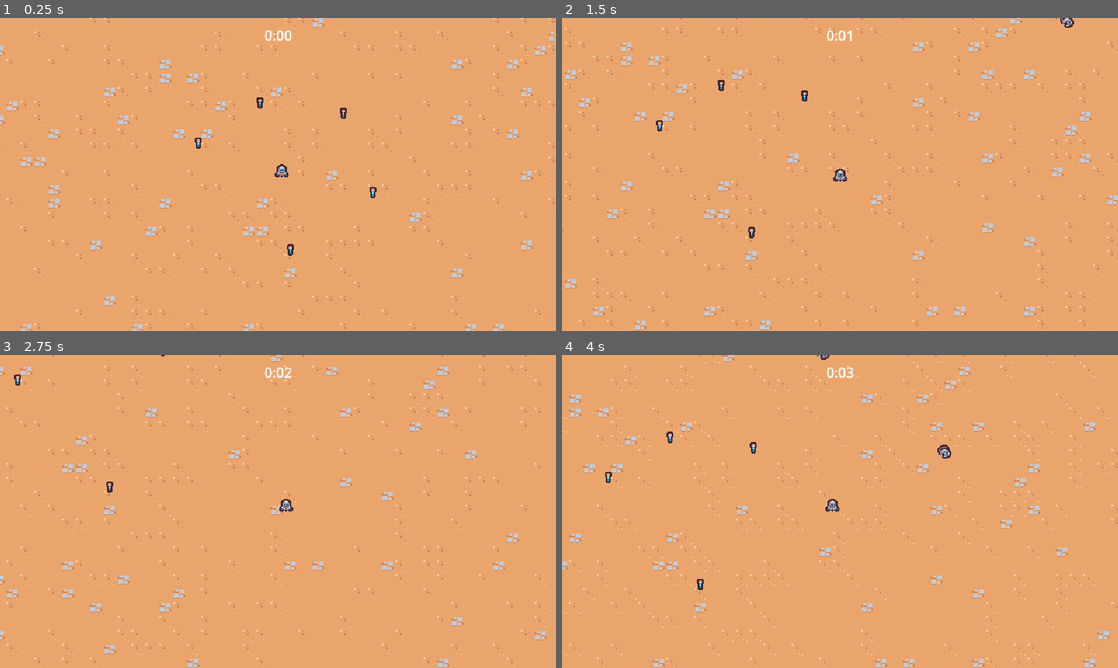
Above: before the commit, frames 1-4 (two rows, left to right).
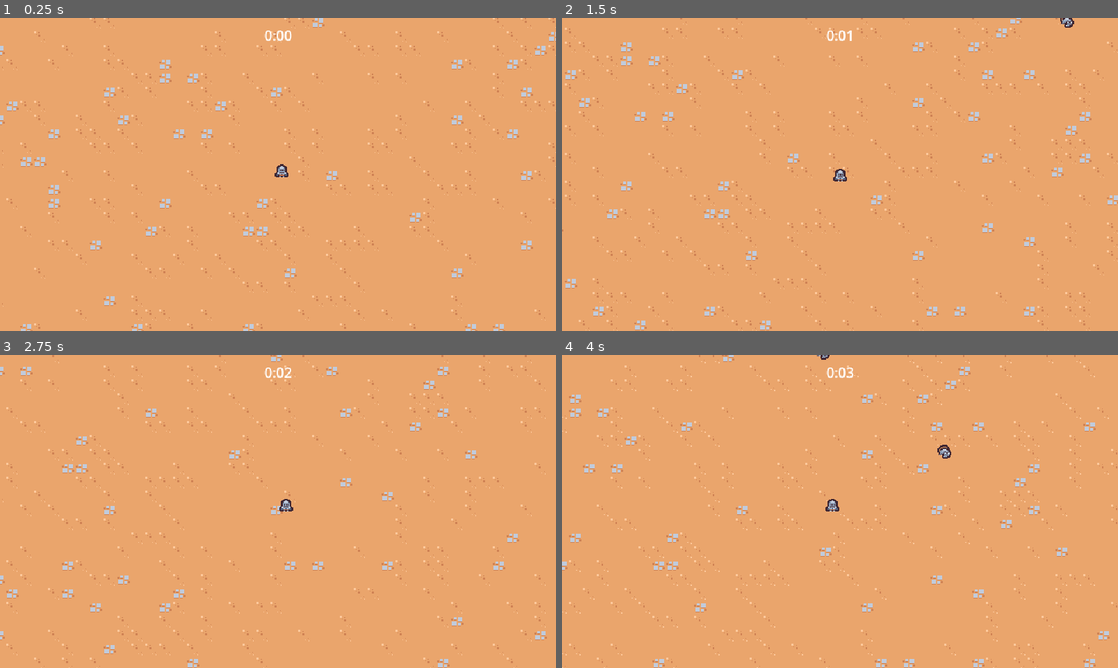
Above: after the commit, the same moments.

Repository: Yrainyw/2D-Survivors
Game: Godot game, scene res://Scenes/Main/Main.tscn
Same seed, same stepped clock (60 frames per second), same inputs: the game is played once before the commit and once after it.
Inputs:
- Up to frame 1 (0.25 s): no input
- Up to frame 2 (1.5 s): hold D (move_right) 0.53-1.28 s; hold S (move_down) from 1.28 s (still down)
- Up to frame 3 (2.75 s): release S (move_down) at 2.03 s; hold D (move_right) from 2.03 s (still down)
- Up to frame 4 (4 s): release D (move_right) at 2.78 s; hold W (move_up) 2.78-3.53 s; hold A (move_left) from 3.53 s (still down)

The runs differ from the first frame. In frame 1, 0.2% of the frame differs, in the area x 35-68%, y 25-76%; in frame 2, 0.1%; in frame 3, less than 0.1%; in frame 4, 0.1%.

Commit message:
Creating a Health Component

Diff:
--- /dev/null
+++ b/Scenes/Component/health_component.gd
@@ -0,0 +1,24 @@
+extends Node
+
+class_name HealthComponent
+
+signal  died
+
+@export var max_health: float = 10
+
+var current_health
+
+
+func _ready():
+	current_health = max_health
+
+
+func damage(damage_amount : float):
+	current_health = max(current_health - damage_amount, 0)
+	Callable(check_death).call_deferred()
+
+
+func check_death():
+	if current_health == 0:
+		died.emit()
+		owner.queue_free()
--- /dev/null
+++ b/Scenes/Component/health_component.tscn
@@ -0,0 +1,6 @@
+[gd_scene load_steps=2 format=3 uid="uid://cjfrvonv6gogv"]
+
+[ext_resource type="Script" path="res://Scenes/Component/health_component.gd" id="1_4408v"]
+
+[node name="HealthComponent" type="Node"]
+script = ExtResource("1_4408v")
--- /dev/null
+++ b/Scenes/Component/vial_drop_component.gd
@@ -0,0 +1,25 @@
+extends Node
+
+@export_range(0, 1) var drop_percent: float = .5
+@export var health_component: Node
+@export var vial_scene: PackedScene
+
+
+func _ready():
+	(health_component as HealthComponent).died.connect(on_died)
+
+
+func on_died():
+	if randf() > drop_percent:
+		return
+
+	if vial_scene == null:
+		return
+
+	if not owner is Node2D:
+		return
+
+	var spawn_position = (owner as Node2D).global_position
+	var vial_instance = vial_scene.instantiate() as Node2D
+	owner.get_parent().add_child(vial_instance)
+	vial_instance.global_position = spawn_position
--- /dev/null
+++ b/Scenes/Component/vial_drop_component.tscn
@@ -0,0 +1,8 @@
+[gd_scene load_steps=3 format=3 uid="uid://cfba1qi5v101y"]
+
+[ext_resource type="Script" path="res://Scenes/Component/vial_drop_component.gd" id="1_xpbj8"]
+[ext_resource type="PackedScene" uid="uid://cnkfdwyh8l81m" path="res://Scenes/GameObjects/ExperienceVial/experience_vial.tscn" id="2_x15qn"]
+
+[node name="VialDropComponent" type="Node"]
+script = ExtResource("1_xpbj8")
+vial_scene = ExtResource("2_x15qn")
--- a/Scenes/GameObjects/Enemy/basic_enemy.gd
+++ b/Scenes/GameObjects/Enemy/basic_enemy.gd
@@ -2,13 +2,13 @@
 
 const MAX_SPEED = 50
 
+@onready var health_component: HealthComponent = $HealthComponent
 
-# Called when the node enters the scene tree for the first time.
+
 func _ready():
 	$Area2D.area_entered.connect(on_area_entered)
 
 
-# Called every frame. 'delta' is the elapsed time since the previous frame.
 func _process(_delta):
 	var direction = get_direction_to_player()
 	velocity = direction * MAX_SPEED
@@ -24,4 +24,4 @@
 
 
 func on_area_entered(_other_area: Area2D):
-	queue_free()
+	health_component.damage(100)
--- a/Scenes/GameObjects/Enemy/basic_enemy.tscn
+++ b/Scenes/GameObjects/Enemy/basic_enemy.tscn
@@ -1,7 +1,9 @@
-[gd_scene load_steps=5 format=3 uid="uid://da8d2a2d53s7u"]
+[gd_scene load_steps=7 format=3 uid="uid://da8d2a2d53s7u"]
 
 [ext_resource type="Script" path="res://Scenes/GameObjects/Enemy/basic_enemy.gd" id="1_jn1uh"]
+[ext_resource type="PackedScene" uid="uid://cjfrvonv6gogv" path="res://Scenes/Component/health_component.tscn" id="2_tncq6"]
 [ext_resource type="Texture2D" uid="uid://c3sjorifdgyy8" path="res://Scenes/GameObjects/Enemy/rat_grey.png" id="2_y15rp"]
+[ext_resource type="PackedScene" uid="uid://cfba1qi5v101y" path="res://Scenes/Component/vial_drop_component.tscn" id="3_uac7y"]
 
 [sub_resource type="CircleShape2D" id="CircleShape2D_747od"]
 radius = 12.0
@@ -14,6 +16,11 @@
 collision_mask = 9
 motion_mode = 1
 script = ExtResource("1_jn1uh")
+
+[node name="HealthComponent" parent="." instance=ExtResource("2_tncq6")]
+
+[node name="VialDropComponent" parent="." node_paths=PackedStringArray("health_component") instance=ExtResource("3_uac7y")]
+health_component = NodePath("../HealthComponent")
 
 [node name="Area2D" type="Area2D" parent="."]
 collision_layer = 0
--- a/Scenes/GameObjects/ExperienceVial/experience_vial.tscn
+++ b/Scenes/GameObjects/ExperienceVial/experience_vial.tscn
@@ -1,7 +1,7 @@
 [gd_scene load_steps=4 format=3 uid="uid://cnkfdwyh8l81m"]
 
 [ext_resource type="Script" path="res://Scenes/GameObjects/ExperienceVial/experience_vial.gd" id="1_wiosd"]
-[ext_resource type="Texture2D" uid="uid://gu0cw1q6ujnw" path="res://Scenes/GameObjects/ExperienceVial/experience_vial.png" id="1_yfybw"]
+[ext_resource type="Texture2D" uid="uid://d2qrbdjvoi61u" path="res://Scenes/GameObjects/ExperienceVial/experience_vial_red.png" id="2_p06kq"]
 
 [sub_resource type="CircleShape2D" id="CircleShape2D_5mo6a"]
 radius = 16.0
@@ -17,4 +17,4 @@
 shape = SubResource("CircleShape2D_5mo6a")
 
 [node name="Sprite2D" type="Sprite2D" parent="."]
-texture = ExtResource("1_yfybw")
+texture = ExtResource("2_p06kq")
--- a/Scenes/Main/Main.tscn
+++ b/Scenes/Main/Main.tscn
@@ -7,7 +7,6 @@
 [ext_resource type="PackedScene" uid="uid://bro4104jjdpuy" path="res://Scenes/Manager/arena_time_manager.tscn" id="2_evqh8"]
 [ext_resource type="PackedScene" uid="uid://dqjrwkjc542h8" path="res://Scenes/Manager/experience_manager.tscn" id="4_i6byl"]
 [ext_resource type="PackedScene" uid="uid://b56yewiuv6joh" path="res://Scenes/Manager/enemy_manager.tscn" id="4_vmmma"]
-[ext_resource type="PackedScene" uid="uid://cnkfdwyh8l81m" path="res://Scenes/GameObjects/ExperienceVial/experience_vial.tscn" id="7_2lm8a"]
 
 [node name="Main" type="Node"]
 
@@ -29,18 +28,3 @@
 
 [node name="Player" parent="." instance=ExtResource("1_idy8o")]
 position = Vector2(574, 378)
-
-[node name="ExperienceVial" parent="." instance=ExtResource("7_2lm8a")]
-position = Vector2(478, 338)
-
-[node name="ExperienceVial2" parent="." instance=ExtResource("7_2lm8a")]
-position = Vector2(549, 292)
-
-[node name="ExperienceVial3" parent="." instance=ExtResource("7_2lm8a")]
-position = Vector2(645, 304)
-
-[node name="ExperienceVial4" parent="." instance=ExtResource("7_2lm8a")]
-position = Vector2(679, 395)
-
-[node name="ExperienceVial5" parent="." instance=ExtResource("7_2lm8a")]
-position = Vector2(584, 461)
Renamed: Scenes/GameObjects/ExperienceVial/experience_vial.png -> Scenes/GameObjects/ExperienceVial/experience_vial_blue.png
Not shown, added: Scenes/GameObjects/ExperienceVial/experience_vial_blue.png.import
Binary file added: Scenes/GameObjects/ExperienceVial/experience_vial_red.png
Not shown, changed: Scenes/GameObjects/ExperienceVial/experience_vial_red.png.import
Not shown: 1 places in Scenes/Main/Main.tscn that only renumber resources
Not shown, added: Scenes/GameObjects/.DS_Store
